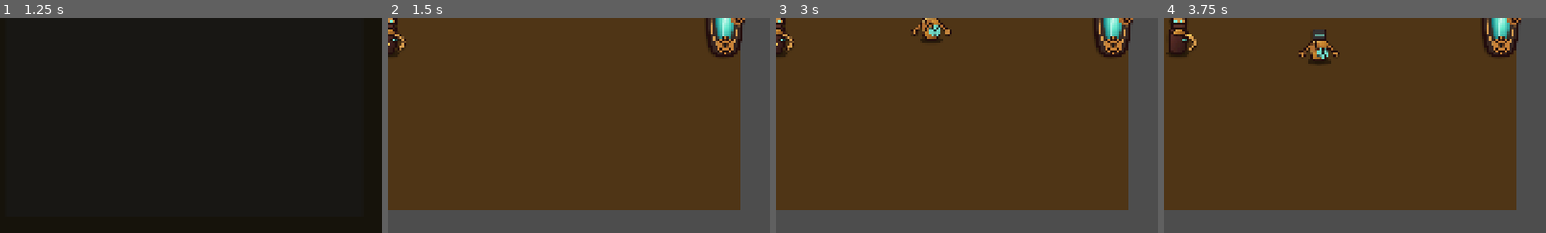
Above: before the commit, frames 1-4 (left to right).
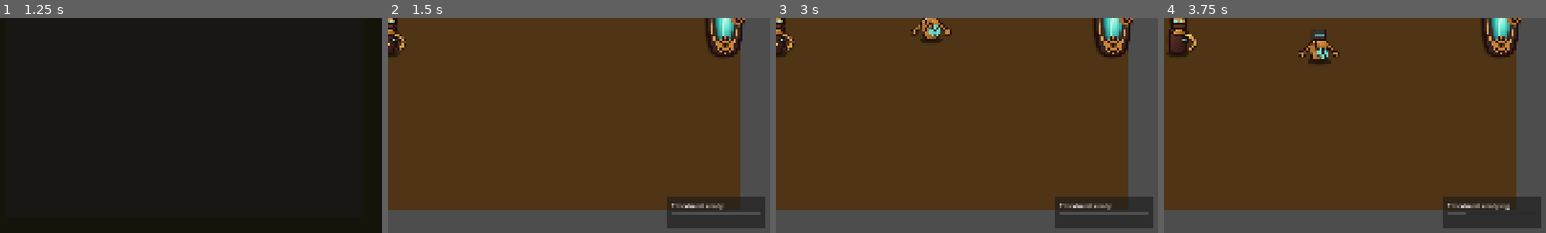
Above: after the commit, the same moments.

Repository: shibii1111/hermes-godot-topdown
Game: Godot game, scene res://scenes/main/GameRoot.tscn
Same seed, same stepped clock (60 frames per second), same inputs: the game is played once before the commit and once after it.
Inputs:
- Up to frame 1 (1.25 s): click "Start" at 0.5 s
- Up to frame 2 (1.5 s): click "Enter Run Portal" at 1.25 s
- Up to frame 3 (3 s): click "Return to Hub" at 2 s; click "Enter Run Portal" at 2.75 s
- Up to frame 4 (3.75 s): hold D (move_right) from 3.53 s (still down); hold Q (special) from 3.53 s (still down)
The pictures show only the part of the screen within x 50-100%, y 50-100%; the shares and areas given below are measured in that part.

Frame 1 is identical in both runs. In frame 2, 3.4% of the frame differs, in the area x 73-99%, y 83-98%; in frame 3, 3.4%; in frame 4, 3.7%.

Commit message:
fix: defer loot physics changes and fit overlays

Diff:
--- a/scenes/ui/SpecialIndicator.tscn
+++ b/scenes/ui/SpecialIndicator.tscn
@@ -3,6 +3,13 @@
 [ext_resource type="Script" path="res://scripts/ui/special_indicator.gd" id="1_special"]
 
 [node name="SpecialIndicator" type="Control"]
+anchors_preset = 15
+anchor_right = 1.0
+anchor_bottom = 1.0
+script = ExtResource("1_special")
+
+[node name="PanelContainer" type="PanelContainer" parent="."]
+layout_mode = 1
 anchors_preset = 3
 anchor_left = 1.0
 anchor_top = 1.0
@@ -12,13 +19,6 @@
 offset_top = -92.0
 offset_right = -12.0
 offset_bottom = -12.0
-script = ExtResource("1_special")
-
-[node name="PanelContainer" type="PanelContainer" parent="."]
-layout_mode = 1
-anchors_preset = 15
-anchor_right = 1.0
-anchor_bottom = 1.0
 
 [node name="MarginContainer" type="MarginContainer" parent="PanelContainer"]
 layout_mode = 2
--- a/scripts/dungeon/dungeon_root.gd
+++ b/scripts/dungeon/dungeon_root.gd
@@ -205,7 +205,7 @@
 ## Grants enemy XP immediately and drops run currency as physical loot.
 func _on_enemy_died(_enemy: Node, currency_value: int, xp_value: int) -> void:
 	progression.grant_enemy_reward(0, xp_value)
-	_spawn_currency_pickup(_enemy, currency_value)
+	_spawn_currency_pickup.call_deferred(_enemy, currency_value)
 
 
 ## Spawns a physical gear pickup for enemy currency so loot is collected in-world.
--- a/scripts/items/gear_pickup.gd
+++ b/scripts/items/gear_pickup.gd
@@ -36,6 +36,6 @@
 	if not body.is_in_group("player"):
 		return
 	_collected = true
-	monitoring = false
+	set_deferred("monitoring", false)
 	collected.emit(max(0, currency_value))
 	queue_free()
--- a/scripts/ui/inventory_menu.gd
+++ b/scripts/ui/inventory_menu.gd
@@ -15,6 +15,8 @@
 ## Builds deterministic placeholder slots and hides the menu until requested.
 func _ready() -> void:
 	process_mode = Node.PROCESS_MODE_WHEN_PAUSED
+	_fit_to_viewport()
+	get_viewport().size_changed.connect(_fit_to_viewport)
 	_build_slots()
 	close_button.pressed.connect(_on_close_pressed)
 	hide_inventory()
@@ -22,6 +24,7 @@
 
 ## Displays the inventory and focuses the close button for controller navigation.
 func show_inventory() -> void:
+	_fit_to_viewport()
 	visible = true
 	close_button.grab_focus()
 
@@ -59,3 +62,13 @@
 func _on_close_pressed() -> void:
 	hide_inventory()
 	close_requested.emit()
+
+
+## Keeps this overlay centered even when instanced below a Node2D gameplay root.
+func _fit_to_viewport() -> void:
+	anchor_left = 0.0
+	anchor_top = 0.0
+	anchor_right = 0.0
+	anchor_bottom = 0.0
+	position = Vector2.ZERO
+	size = get_viewport_rect().size
--- a/scripts/ui/pause_menu.gd
+++ b/scripts/ui/pause_menu.gd
@@ -14,6 +14,8 @@
 ## Wires button signals and keeps the menu hidden until pause is requested.
 func _ready() -> void:
 	process_mode = Node.PROCESS_MODE_WHEN_PAUSED
+	_fit_to_viewport()
+	get_viewport().size_changed.connect(_fit_to_viewport)
 	resume_button.pressed.connect(resume_requested.emit)
 	return_hub_button.pressed.connect(return_hub_requested.emit)
 	hide_pause()
@@ -21,6 +23,7 @@
 
 ## Displays the pause menu and focuses Resume for controller navigation.
 func show_pause() -> void:
+	_fit_to_viewport()
 	visible = true
 	resume_button.grab_focus()
 
@@ -28,3 +31,13 @@
 ## Hides the pause menu when gameplay resumes.
 func hide_pause() -> void:
 	visible = false
+
+
+## Keeps this overlay centered even when instanced below a Node2D gameplay root.
+func _fit_to_viewport() -> void:
+	anchor_left = 0.0
+	anchor_top = 0.0
+	anchor_right = 0.0
+	anchor_bottom = 0.0
+	position = Vector2.ZERO
+	size = get_viewport_rect().size
--- a/scripts/ui/special_indicator.gd
+++ b/scripts/ui/special_indicator.gd
@@ -12,6 +12,8 @@
 
 ## Initializes the indicator in a ready state.
 func _ready() -> void:
+	_fit_to_viewport()
+	get_viewport().size_changed.connect(_fit_to_viewport)
 	set_ready()
 
 
@@ -36,3 +38,13 @@
 func set_ready() -> void:
 	status_label.text = "Clockburst ready"
 	cooldown_bar.value = 100.0
+
+
+## Keeps the bottom-right anchor relative to the viewport below Node2D gameplay roots.
+func _fit_to_viewport() -> void:
+	anchor_left = 0.0
+	anchor_top = 0.0
+	anchor_right = 0.0
+	anchor_bottom = 0.0
+	position = Vector2.ZERO
+	size = get_viewport_rect().size
